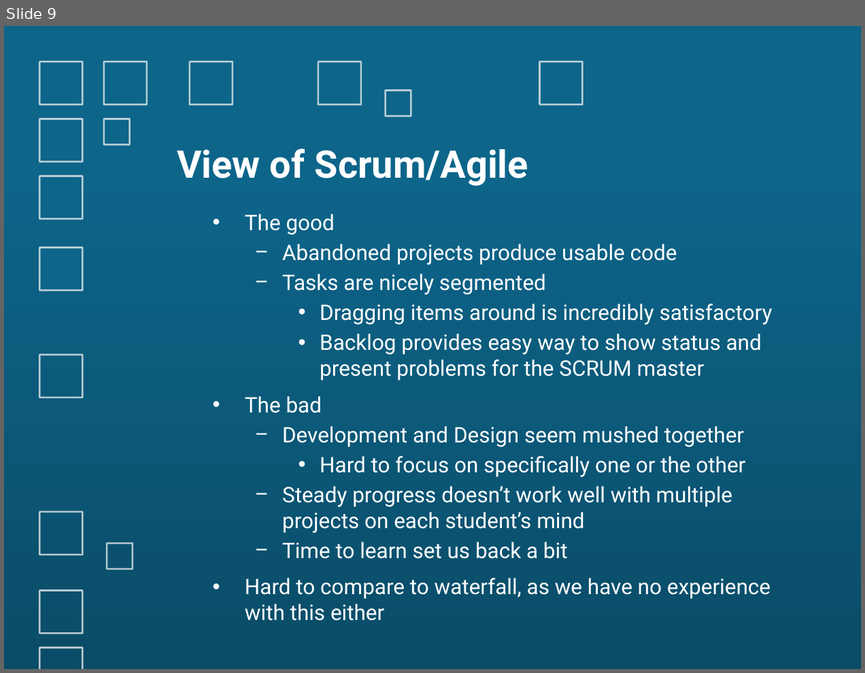
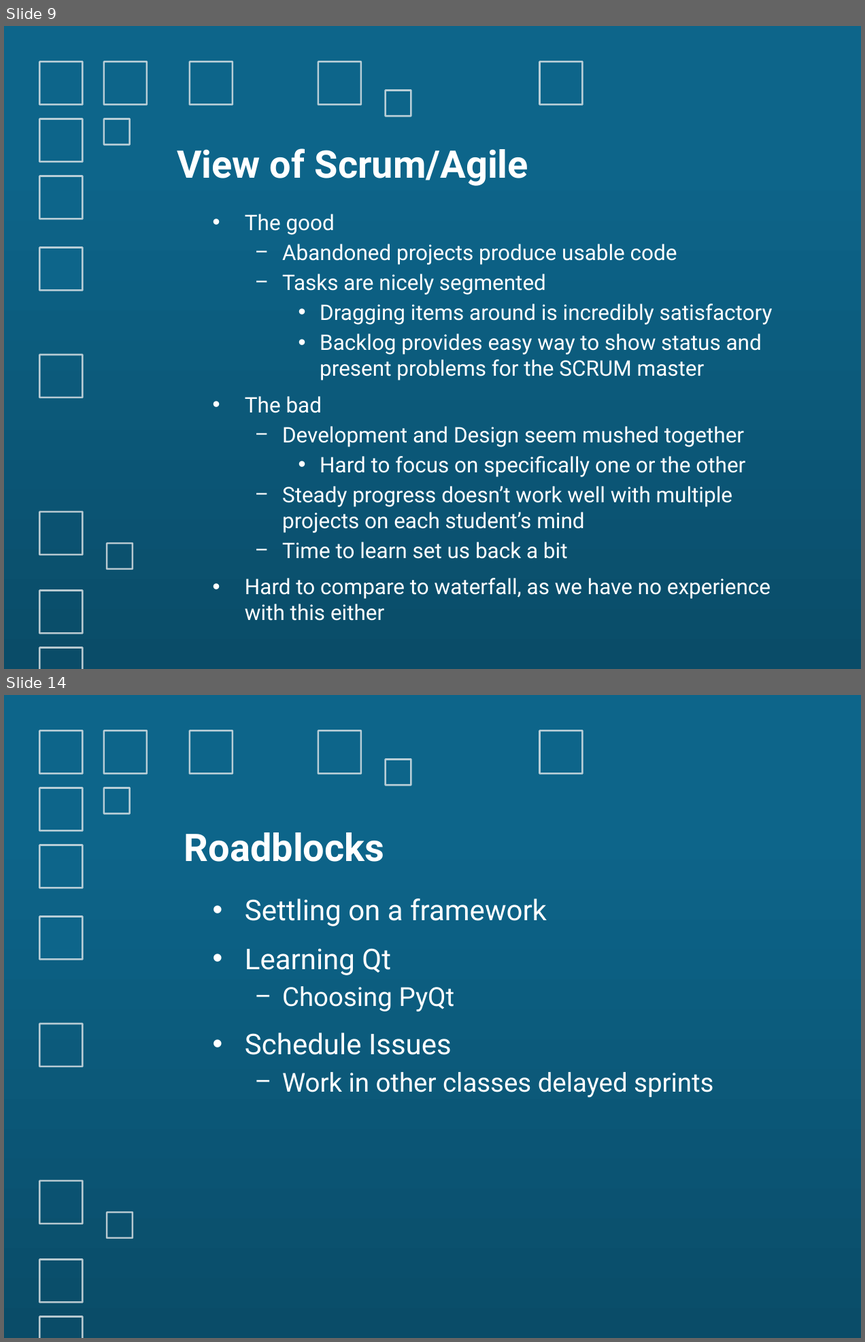
Before and after one commit to gate23/ace, a slide deck: docs/ACE_Team_Design.pptx. Shown one above the other, each under a label of ours: slide 9 before the commit, slides 9 and 14 after it; the slides between them are not shown. The pictures are 865x673 and 865x1342 pixels, drawn with LibreOffice and Linux fonts; fonts in the diff are those of the drawing. Boxes give left, top, right and bottom in pixels: in the first picture for what was removed or moved away, otherwise in the second. Text is boxed around its words. In the diff, an @@ line names an element or a change of style, - is before the commit and + after.

```diff
--- a/docs/ACE_Team_Design.pptx
+++ b/docs/ACE_Team_Design.pptx
@@ slide 14 added at (4, 695, 861, 1338), background gradient #0D658A to #0A4C68; not listed: 15 template elements that a slide beside it also shows @@
@@ title added at (184, 832, 385, 862), 32 pt, text #FFFFFF, bold @@
+Roadblocks
@@ text added at (245, 898, 713, 1098), 24 pt, text #FFFFFF @@
+• Settling on a framework
+• Learning Qt
+  − Choosing PyQt
+• Schedule Issues
+  − Work in other classes delayed sprints
```
Also in this commit, not shown: 1 slide changed, 5 other slides added, 3 slides removed.
